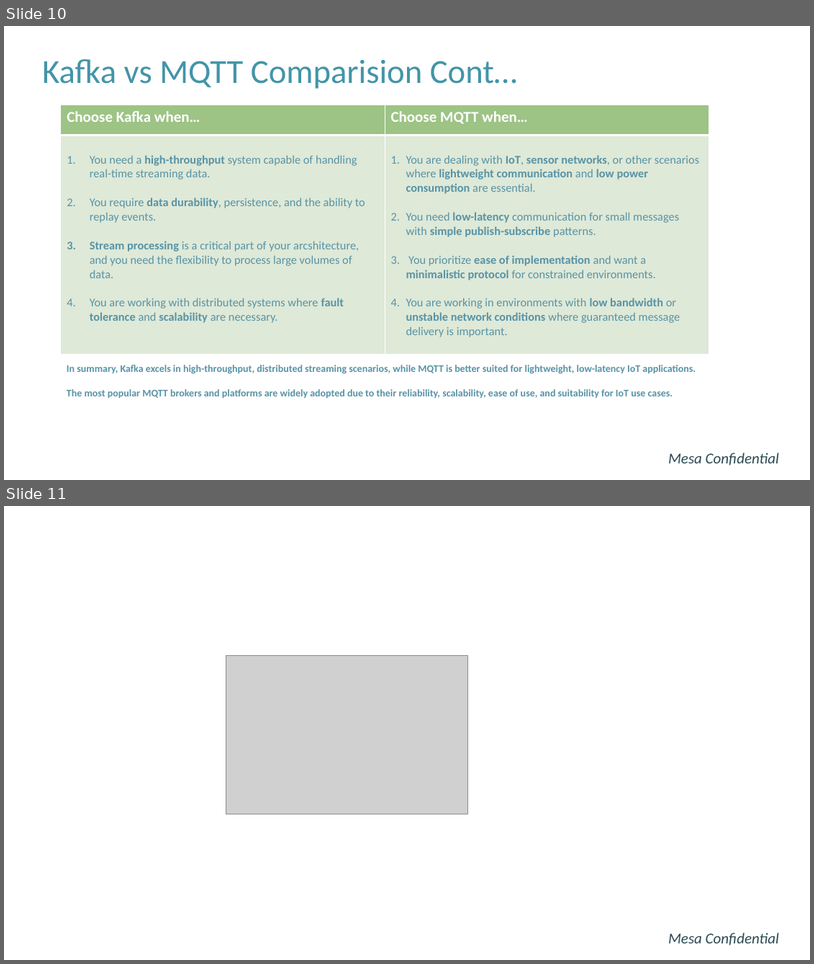
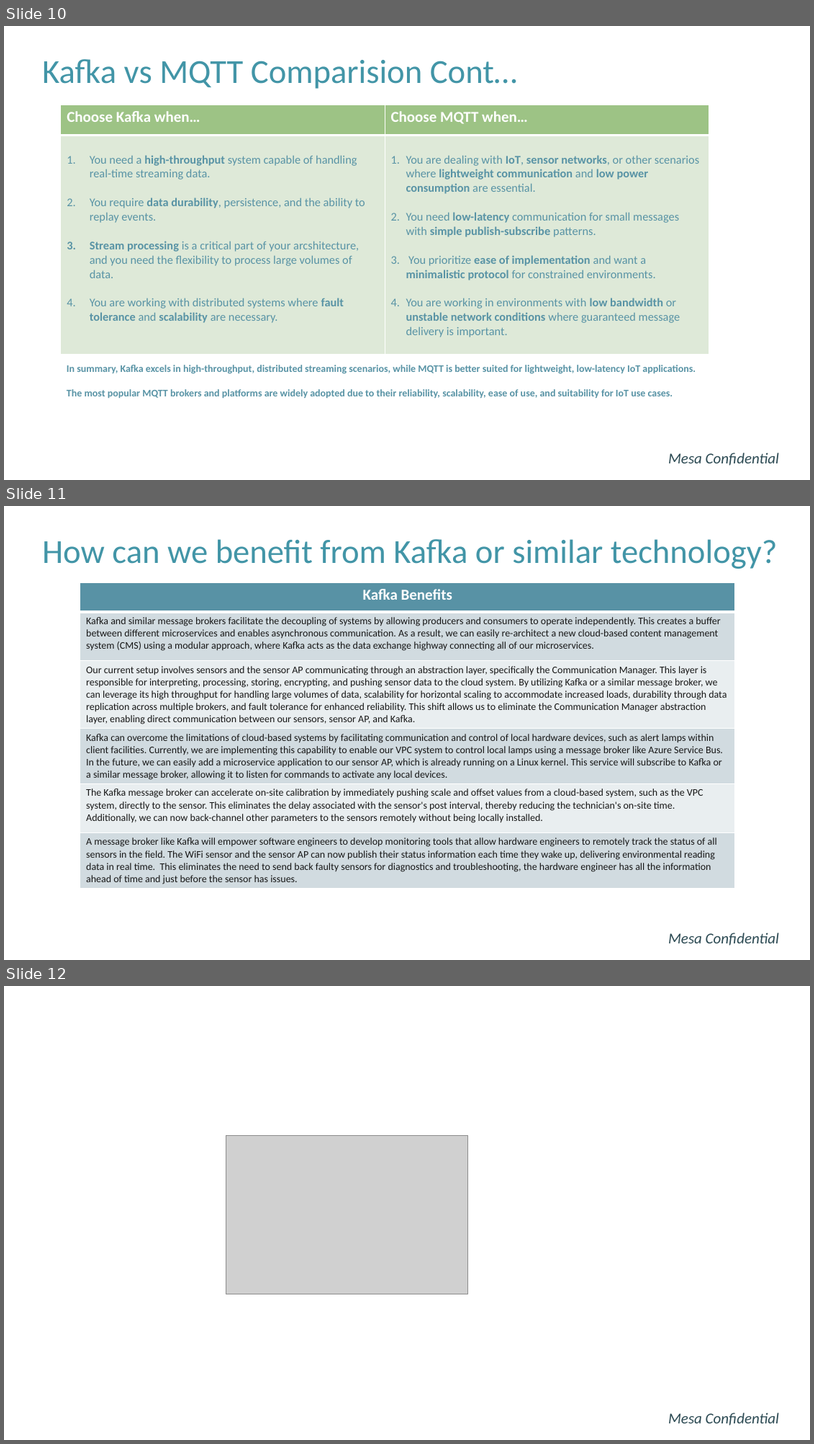
Before and after one commit to hunghpham/MVP-Application-Sensor-Telemetry-System, a slide deck: Power Point Slides/Kafka vs MQTT.pptx. Shown one above the other, each under a label of ours: slides 10 and 11 before the commit, slides 10, 11 and 12 after it. The pictures are 814x964 and 814x1444 pixels, drawn with LibreOffice and Linux fonts; fonts in the diff are those of the drawing; grey boxes stand for pictures; background and template pictures are left out. Boxes give left, top, right and bottom in pixels: in the first picture for what was removed or moved away, otherwise in the second. Text is boxed around its words. In the diff, an @@ line names an element or a change of style, - is before the commit and + after.

Commit message:
-Add missing power point slides and their updates

```diff
--- a/Power Point Slides/Kafka vs MQTT.pptx
+++ b/Power Point Slides/Kafka vs MQTT.pptx
@@ slide 11 added at [4, 506, 810, 960], background #FFFFFF @@
@@ title added at [42, 539, 777, 569], 40 pt, text #4295A7 @@
+How can we benefit from Kafka or similar technology?
@@ table added at [80, 583, 736, 887], 6 rows, 1 columns @@
+Kafka Benefits
+Kafka and similar message brokers facilitate the decoupling of systems by allowing producers and consumers to operate independently. This creates a buffer between different microservices and enables asynchronous communication. As a result, we can easily re-architect a new cloud-based content management system (CMS) using a modular approach, where Kafka acts as the data exchange highway connecting all of our microservices.
+Our current setup involves sensors and the sensor AP communicating through an abstraction layer, specifically the Communication Manager. This layer is responsible for interpreting, processing, storing, encrypting, and pushing sensor data to the cloud system. By utilizing Kafka or a similar message broker, we can leverage its high throughput for handling large volumes of data, scalability for horizontal scaling to accommodate increased loads, durability through data replication across multiple brokers, and fault tolerance for enhanced reliability. This shift allows us to eliminate the Communication Manager abstraction layer, enabling direct communication between our sensors, sensor AP, and Kafka.
+Kafka can overcome the limitations of cloud-based systems by facilitating communication and control of local hardware devices, such as alert lamps within client facilities. Currently, we are implementing this capability to enable our VPC system to control local lamps using a message broker like Azure Service Bus. In the future, we can easily add a microservice application to our sensor AP, which is already running on a Linux kernel. This service will subscribe to Kafka or a similar message broker, allowing it to listen for commands to activate any local devices.
+The Kafka message broker can accelerate on-site calibration by immediately pushing scale and offset values from a cloud-based system, such as the VPC system, directly to the sensor. This eliminates the delay associated with the sensor's post interval, thereby reducing the technician's on-site time. Additionally, we can now back-channel other parameters to the sensors remotely without being locally installed.
+A message broker like Kafka will empower software engineers to develop monitoring tools that allow hardware engineers to remotely track the status of all sensors in the field. The WiFi sensor and the sensor AP can now publish their status information each time they wake up, delivering environmental reading data in real time. This eliminates the need to send back faulty sensors for diagnostics and troubleshooting, the hardware engineer has all the information ahead of time and just before the sensor has issues.
@@ text added at [669, 932, 779, 945], 18 pt, text #2C4A52, italic @@
+Mesa Confidential
@@ what was slide 11 is now slide 12 @@
```
Also in this commit, not shown: 1 slide changed, 4 other files.
